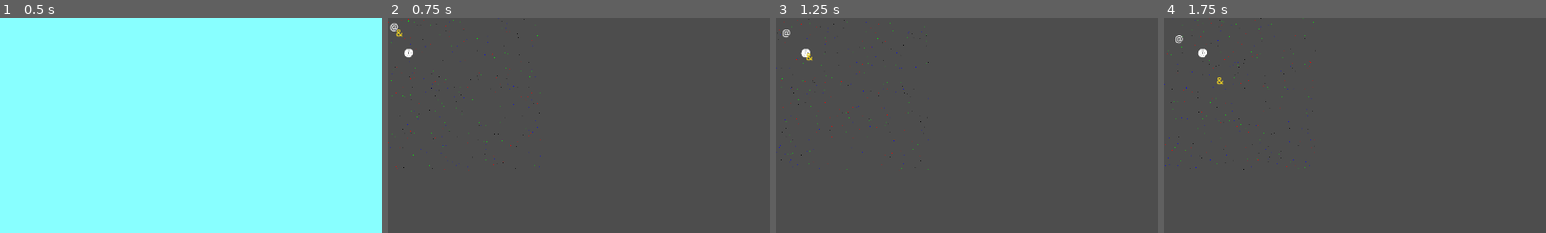
Above: before the commit, frames 1-4 (left to right).
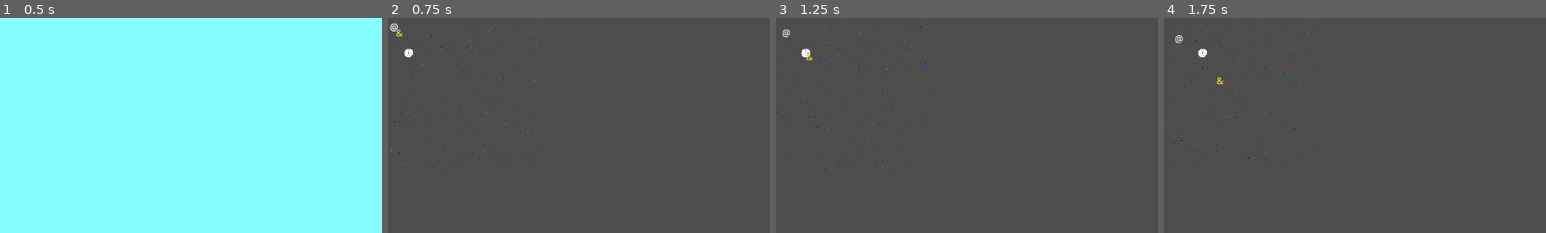
Above: after the commit, the same moments.

Repository: langel/ipsylial
Game: Godot game, scene res://scenes/main.tscn
Two runs of this game, one before a commit and one after it. Both use one fixed random seed, a clock stepped at 60 frames per second and the inputs below.
Inputs:
- Up to frame 1 (0.5 s): no input
- Up to frame 2 (0.75 s): click "PLAY GAME!" at 0.5 s
- Up to frame 3 (1.25 s): no input
- Up to frame 4 (1.75 s): no input
The pictures show only the part of the screen within x 0-50%, y 0-50%; the shares and areas given below are measured in that part.

Frame 1 is identical in both runs. In frame 2, 0.5% of the frame differs, in the area x 0-40%, y 0-72%; in frame 3, 0.5%; in frame 4, 0.5%.

Commit message:
gamestate singleton, entity objects

Diff:
--- a/project.godot
+++ b/project.godot
@@ -16,6 +16,10 @@
 boot_splash/bg_color=Color(0.0546165, 0.16483, 0.116644, 1)
 config/icon="res://icon.svg"
 
+[autoload]
+
+GameState="*res://scripts/game_state.gd"
+
 [display]
 
 window/size/viewport_width=1280
--- a/scenes/main.gd
+++ b/scenes/main.gd
@@ -12,6 +12,7 @@
 
 func _on_StartButton_pressed():
 	# Load and switch to the game scene when the button is pressed
+	GameState.start_game()
 	get_tree().change_scene_to_file(GAME_SCENE_PATH)
 
 # Called every frame. 'delta' is the elapsed time since the previous frame.
--- a/scenes/node_2d_rng_test.gd
+++ b/scenes/node_2d_rng_test.gd
@@ -1,9 +1,5 @@
 extends Node2D
 
-var rng = load("res://scripts/rng.gd").new()
-
-const seedval: int = 0x1ee71337
-var pos: int = 0x13371ee7
 var temp: int = 0
 
 var dynamic_label: Label = Label.new()
@@ -18,16 +14,14 @@
 
 func _draw():
 	for n in 64:
-		pos += 1
-		temp = rng.rng(pos, seedval)
+		temp = GameState.rng_next_int()
 		draw_line(Vector2(temp & 255, (temp >> 8) & 255), Vector2((temp & 255) + 1, (temp >> 8) & 255), Color.BLACK, 1.0)
 		draw_line(Vector2(((temp >> 16) & 255), (temp >> 24) & 255), Vector2(((temp >> 16) & 255) + 1, (temp >> 24) & 255), Color.RED, 1.0)
-		pos += 1
-		temp = rng.rng(pos, seedval)
+		temp = GameState.rng_next_int()
 		draw_line(Vector2(temp & 255, (temp >> 8) & 255), Vector2((temp & 255) + 1, (temp >> 8) & 255), Color.GREEN, 1.0)
 		draw_line(Vector2(((temp >> 16) & 255), (temp >> 24) & 255), Vector2(((temp >> 16) & 255) + 1, (temp >> 24) & 255), Color.BLUE, 1.0)
 		draw_string(ThemeDB.fallback_font,
-			Vector2((pos >> 8) % 256 - 8, 64),
+			Vector2((GameState.pos >> 8) % 256 - 8, 64),
 			"@", HORIZONTAL_ALIGNMENT_CENTER, -1, 16, Color(0xee, 0xd1, 0x21))
 
 # Called every frame. 'delta' is the elapsed time since the previous frame.
--- /dev/null
+++ b/scripts/baddy.gd
@@ -0,0 +1,15 @@
+class_name Baddy
+extends Node
+
+var x: int = 0
+var y: int = 0
+enum BaddyType { BLORX, FURD, DRAKE }
+var type: BaddyType = BaddyType.BLORX  # Default type
+
+# Called when the node enters the scene tree for the first time.
+func _ready() -> void:
+	pass # Replace with function body.
+
+# Called every frame. 'delta' is the elapsed time since the previous frame.
+func _process(delta: float) -> void:
+	pass
--- /dev/null
+++ b/scripts/game_state.gd
@@ -0,0 +1,44 @@
+extends Node
+
+const DEFAULT_RNG_POS = 0x13371ee7
+
+var start_time: float = 0.0
+
+var hp = 15
+var x: int = 0
+var y: int = 0
+
+var map: Array[Array] = []
+var baddies: Array[Baddy] = []
+var items: Array[Array] = []
+
+#rng args for each game / seed
+var pos: int = 0x13371ee7
+var seedval: int = DEFAULT_RNG_POS
+var rng = load("res://scripts/rng.gd").new()
+
+# Called when the node enters the scene tree for the first time.
+func _ready() -> void:
+	pass # Replace with function body.
+
+func start_game() -> void:
+	x = 0
+	y = 0
+	hp = 15
+	map = new_map()
+	#reset_rng()
+
+func reset_rng() -> void:
+	seedval = randi()
+	pos = DEFAULT_RNG_POS
+
+func rng_next_int() -> int:
+	pos+=1
+	return rng.rng(pos,seedval)
+
+func new_map() -> Array[Array]:
+	return []
+
+# Called every frame. 'delta' is the elapsed time since the previous frame.
+func _process(delta: float) -> void:
+	pass
--- /dev/null
+++ b/scripts/item.gd
@@ -0,0 +1,17 @@
+class_name Item
+extends Node
+
+var x: int = 0
+var y: int = 0
+var interactable: bool = false
+var traversable: bool = true
+enum ItemType { STONE, BEER, DUCK_FOOD }
+var type: ItemType = ItemType.STONE  # Default type
+
+# Called when the node enters the scene tree for the first time.
+func _ready() -> void:
+	pass # Replace with function body.
+
+# Called every frame. 'delta' is the elapsed time since the previous frame.
+func _process(delta: float) -> void:
+	pass
